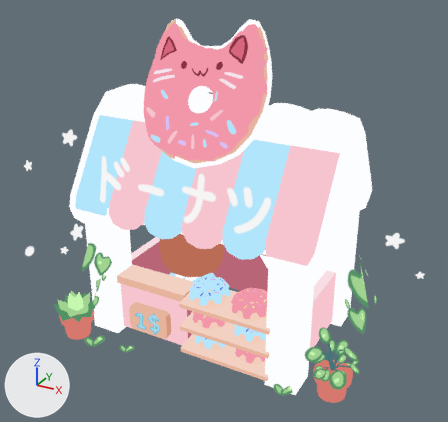
The Blender file clientV2/assets/3DObjects/kitty_donout_shop/kittyDonoutShop.blend, before and after one commit.
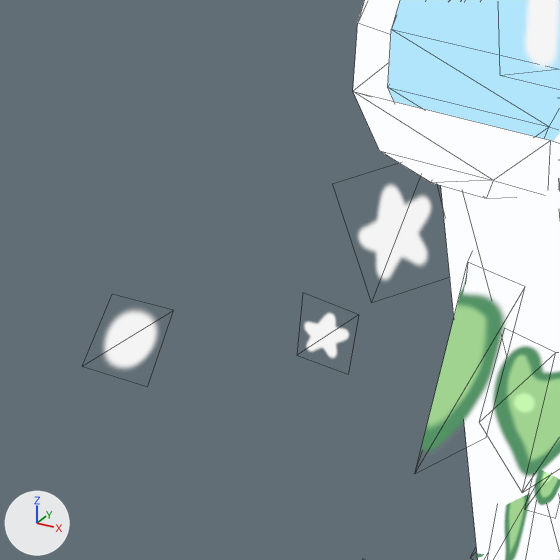
The first picture shows the older version from a 50 mm camera at (11.55, -18.38, 12.51) aimed at (1.59, -0.27, 3.45). The close-ups show both versions on the part from 1% to 24% of the width and 45% to 69% of the height of that picture; other places that the commit changed are outside them. Every picture has the same lights, and +X, +Y and +Z are marked at lower left. The close-ups show mesh edges as thin lines.

Objects in the first close-up: 'Plane.031_textureAlphaClip_0', 'Plane.040_textureAlphaClip_0', 'Plane.041_textureAlphaClip_0', 'Plane.042_textureAlphaClip_0', 'Plane.046_textureAlphaClip_0', 'Plane.064_textureAlphaClip_0', 'Plane.065_textureAlphaClip_0', 'Plane.066_textureAlphaClip_0', 'topper.001_texture_0'.
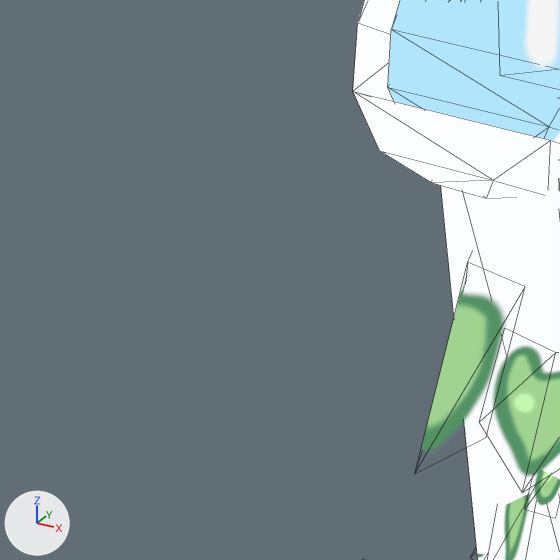
Boxes [x1, y1, x2, y2] around the edits, measured in the close-ups (560 x 560 px):
'Plane.064_textureAlphaClip_0', deleted
    before: [359, 185, 431, 279]
'Plane.031_textureAlphaClip_0', deleted
    before: [105, 312, 156, 367]
'Plane.065_textureAlphaClip_0', deleted
    before: [305, 313, 349, 357]

Edits to the bpy script that builds the scene:
```text
Remove ob_plane_031_texturealphaclip_0:
    ob_plane_031_texturealphaclip_0 = bpy.data.objects.new('Plane.031_textureAlphaClip_0', me_plane_031_texturealphaclip_0)
    ob_plane_031_texturealphaclip_0.parent = ob_plane_031
    ob_plane_031_texturealphaclip_0.location = (0.0, 0.0, 0.0)
Remove ob_plane_064_texturealphaclip_0:
    ob_plane_064_texturealphaclip_0 = bpy.data.objects.new('Plane.064_textureAlphaClip_0', me_plane_064_texturealphaclip_0)
    ob_plane_064_texturealphaclip_0.parent = ob_plane_064
    ob_plane_064_texturealphaclip_0.location = (0.0, 0.0, 0.0)
Remove ob_plane_065_texturealphaclip_0:
    ob_plane_065_texturealphaclip_0 = bpy.data.objects.new('Plane.065_textureAlphaClip_0', me_plane_065_texturealphaclip_0)
    ob_plane_065_texturealphaclip_0.parent = ob_plane_065
    ob_plane_065_texturealphaclip_0.location = (0.0, 0.0, 0.0)
```
